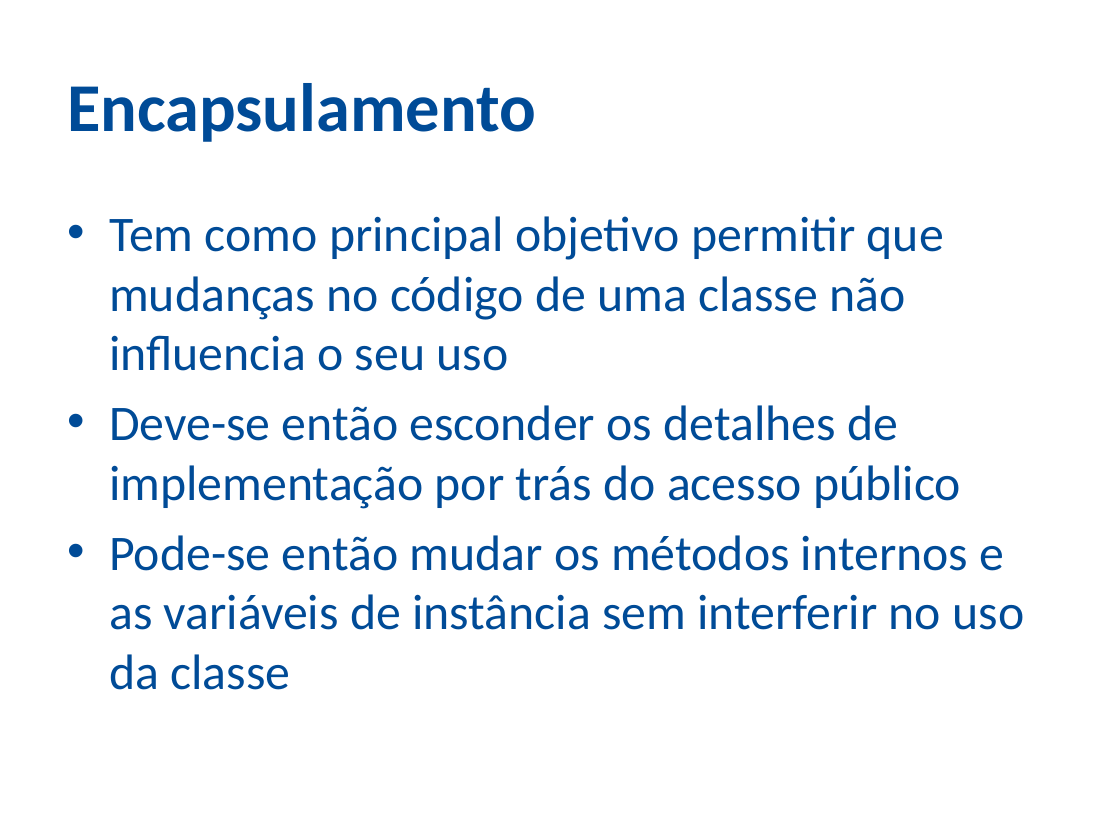
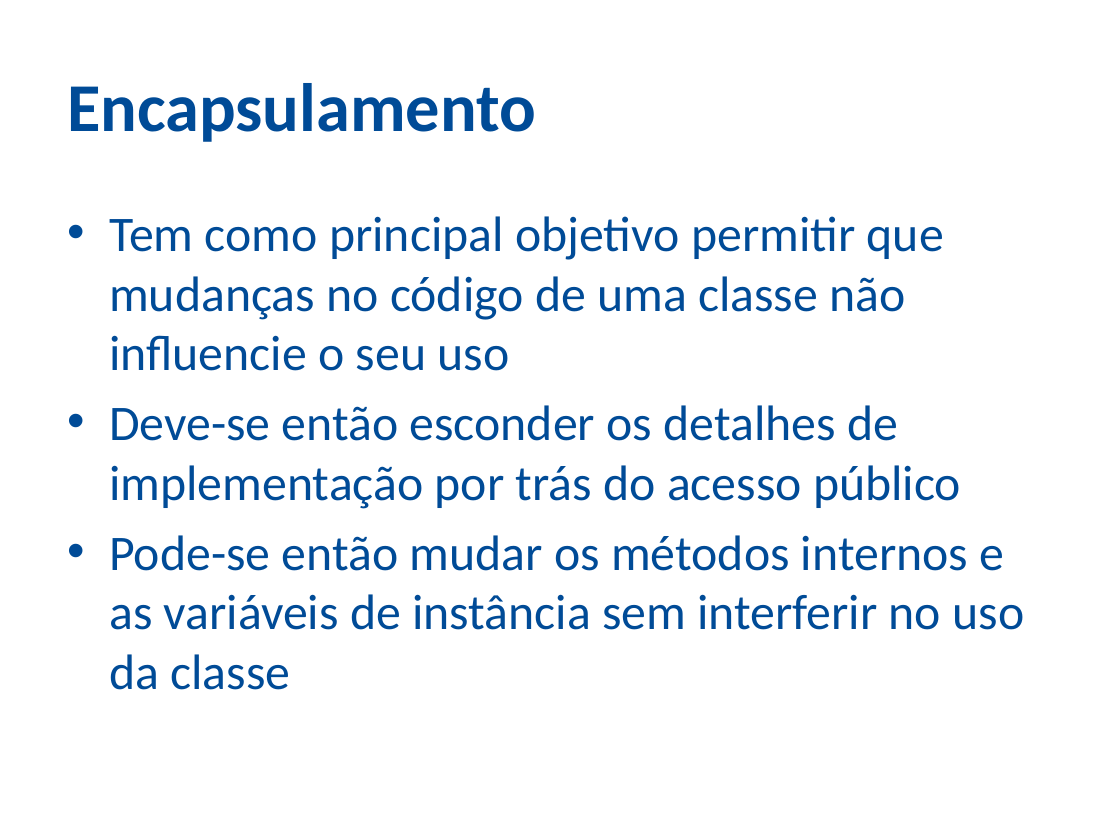
Before and after one commit to ozieljose/java6cert, a slide deck: slide 2 of slides/9-OO.pptx. Drawn at 1120x840 pixels with LibreOffice and Linux fonts; fonts in the diff are those of the drawing; background and template pictures are left out. Boxes give left, top, right and bottom in pixels: in the first picture for what was removed or moved away, otherwise in the second. Text is boxed around its words. In the diff, an @@ line names an element or a change of style, - is before the commit and + after.

```diff
--- a/slides/9-OO.pptx
+++ b/slides/9-OO.pptx
@@ text at (x1=109, y1=216, x2=944, y2=371): text changed @@
-• Tem como principal objetivo permitir que mudanças no código de uma classe não influencia o seu uso
+• Tem como principal objetivo permitir que mudanças no código de uma classe não influencie o seu uso
```
Also in this commit, not shown: 10 other slides changed, 12 other files.
